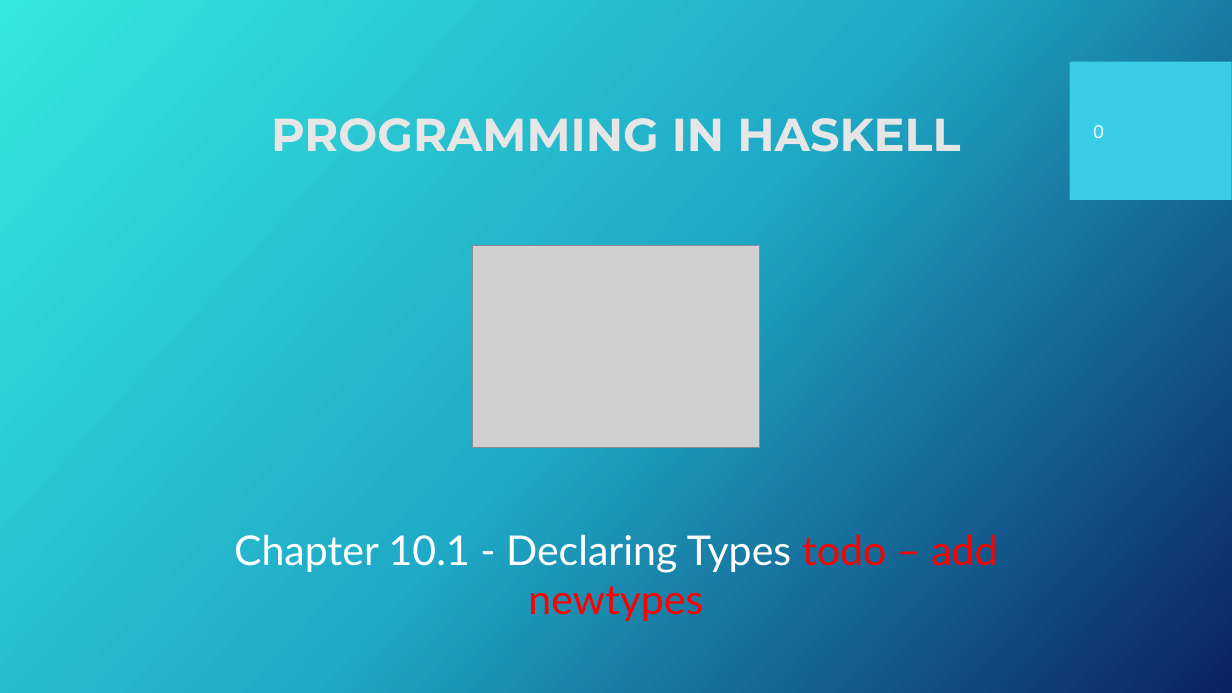
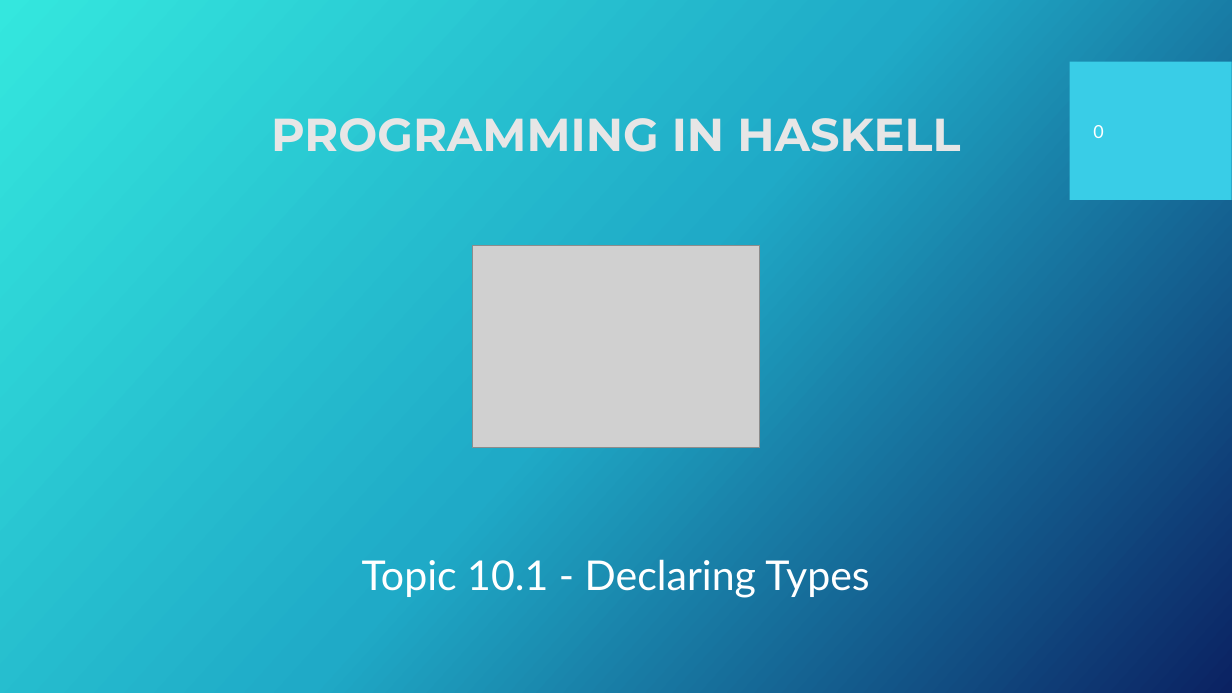
Before and after one commit to Fun-Prog-26/fun-prog-26, a slide deck: slide 1 of topic10-declaring-types-and-classes/unit-10a-lectures/talk-1/a-type-decl.pptx. Drawn at 1232x693 pixels with LibreOffice and Linux fonts; fonts in the diff are those of the drawing; grey boxes stand for pictures; background and template pictures are left out. Boxes give left, top, right and bottom in pixels: in the first picture for what was removed or moved away, otherwise in the second. Text is boxed around its words. In the diff, an @@ line names an element or a change of style, - is before the commit and + after.

```diff
--- a/topic10-declaring-types-and-classes/unit-10a-lectures/talk-1/a-type-decl.pptx
+++ b/topic10-declaring-types-and-classes/unit-10a-lectures/talk-1/a-type-decl.pptx
@@ text at (362,559,869,597): text changed @@
-Chapter 10.1 - Declaring Types todo – add newtypes
+Topic 10.1 - Declaring Types
```
Also in this commit, not shown: 4 other slides changed, 3 slides added, 8 other files.
